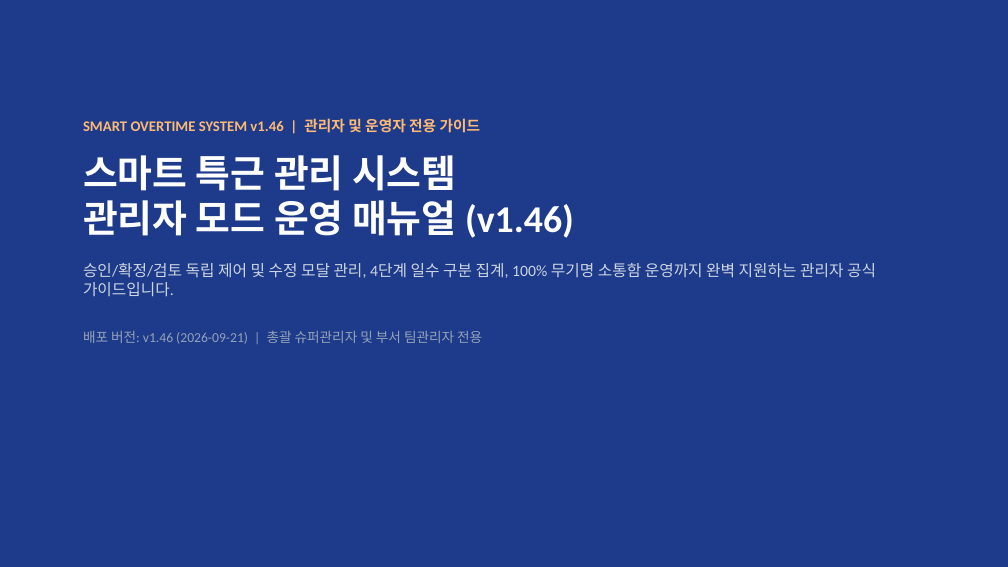
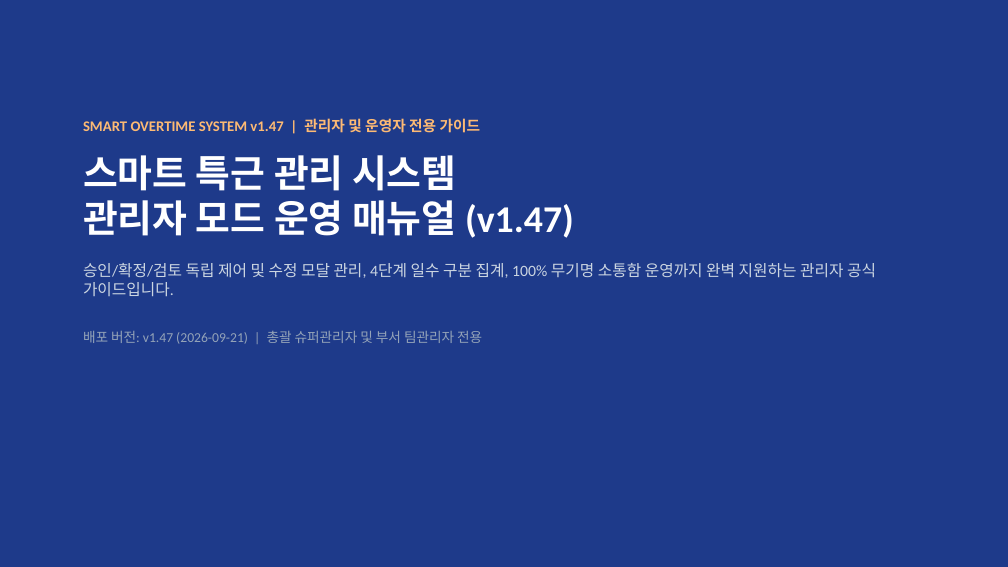
Before and after one commit to rorma34-lab/team-overtime-manager, a slide deck: slide 1 of Overtime_Admin_Manual.pptx. Drawn at 1008x567 pixels with LibreOffice and Linux fonts; fonts in the diff are those of the drawing. Boxes give left, top, right and bottom in pixels: in the first picture for what was removed or moved away, otherwise in the second. Text is boxed around its words. In the diff, an @@ line names an element or a change of style, - is before the commit and + after.

```diff
--- a/Overtime_Admin_Manual.pptx
+++ b/Overtime_Admin_Manual.pptx
@@ text at bbox=[83, 118, 574, 238]: text changed @@
-SMART OVERTIME SYSTEM v1.46 | 관리자 및 운영자 전용 가이드
-스마트 특근 관리 시스템
-관리자 모드 운영 매뉴얼 (v1.46)
+SMART OVERTIME SYSTEM v1.47 | 관리자 및 운영자 전용 가이드
+스마트 특근 관리 시스템
+관리자 모드 운영 매뉴얼 (v1.47)
@@ text at bbox=[83, 331, 482, 344]: text changed @@
-배포 버전: v1.46 (2026-09-21) | 총괄 슈퍼관리자 및 부서 팀관리자 전용
+배포 버전: v1.47 (2026-09-21) | 총괄 슈퍼관리자 및 부서 팀관리자 전용
```
Also in this commit, not shown: 4 other slides changed, 7 other files.
